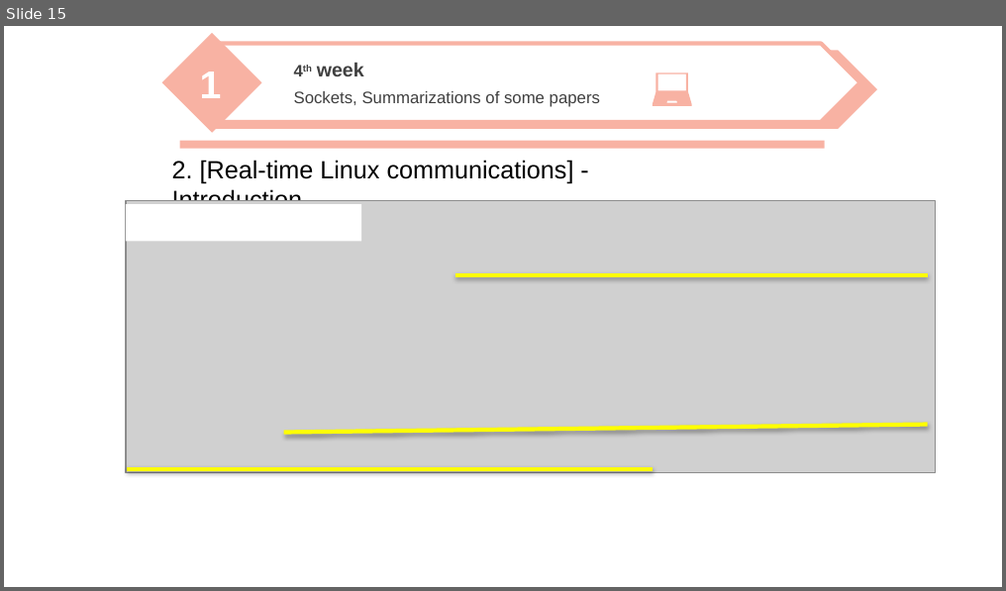
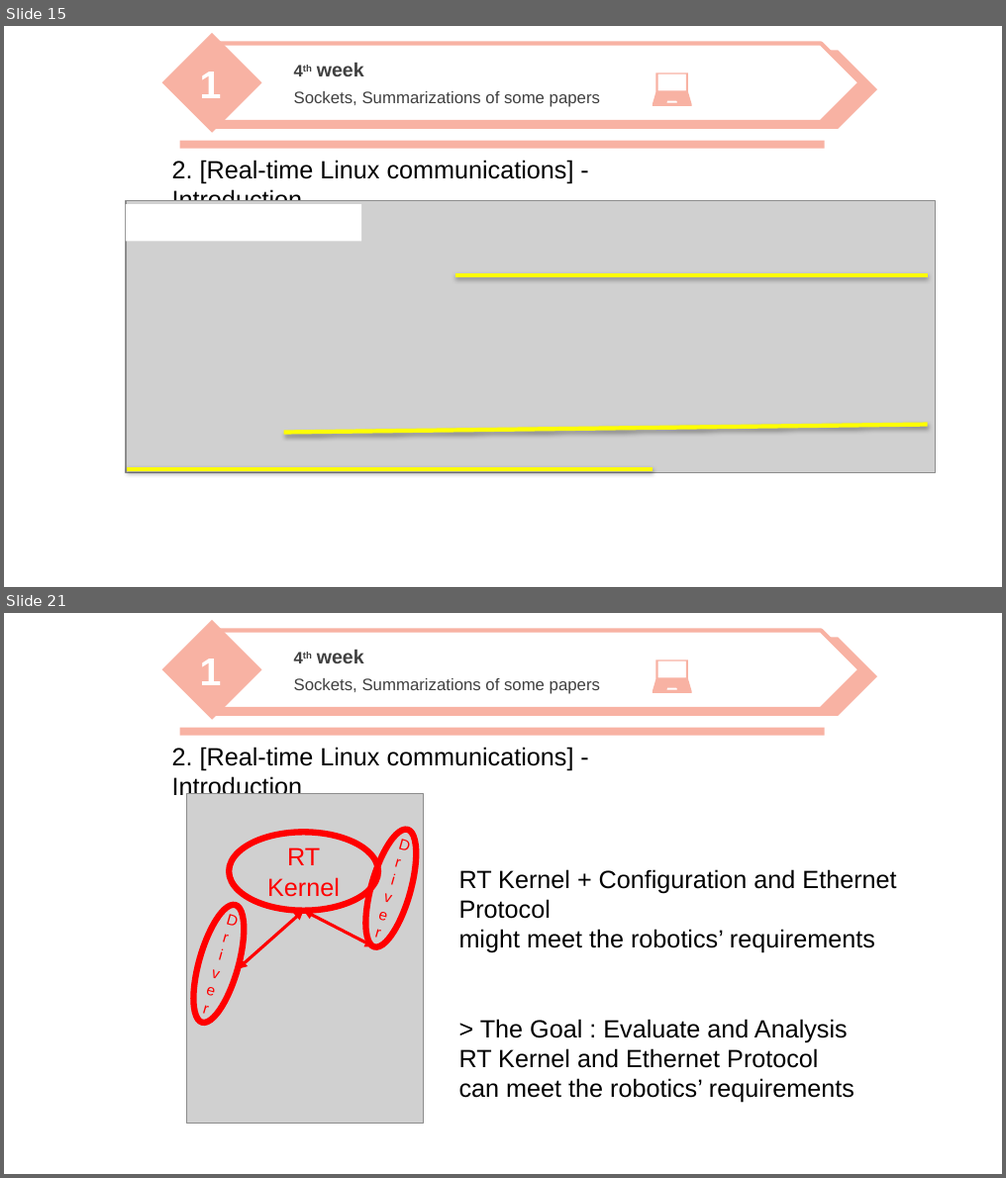
Before and after one commit to nicesick/Prototyping-Delay-Aware-V2X-Safe-Communications, a slide deck: presentation/presentation_2.pptx. Shown one above the other, each under a label of ours: slide 15 before the commit, slides 15 and 21 after it; the slides between them are not shown. The pictures are 1006x591 and 1006x1178 pixels, drawn with LibreOffice and Linux fonts; fonts in the diff are those of the drawing; grey boxes stand for pictures; background and template pictures are left out. Boxes give left, top, right and bottom in pixels: in the first picture for what was removed or moved away, otherwise in the second. Text is boxed around its words. In the diff, an @@ line names an element or a change of style, - is before the commit and + after.

```diff
--- a/presentation/presentation_2.pptx
+++ b/presentation/presentation_2.pptx
@@ slide 21 added at box(4, 613, 1002, 1174), background picture (left out) @@
@@ freeform shape added at box(652, 660, 693, 693), fill #F8B2A3 @@
@@ group added at box(161, 620, 877, 720): 3 texts, 2 pentagon arrows, 1 diamond @@
+1
+4th week
+Sockets, Summarizations of some papers
@@ rectangle added at box(179, 728, 825, 736), fill #F8B2A3 @@
@@ text added at box(172, 747, 574, 801), 18 pt, text #000000 @@
+2. [Real-time Linux communications] - Introduction
@@ text added at box(459, 869, 896, 1103), 18 pt, text #000000 @@
+RT Kernel + Configuration and Ethernet Protocol
+might meet the robotics’ requirements
+> The Goal : Evaluate and Analysis
+RT Kernel and Ethernet Protocol
+can meet the robotics’ requirements
@@ group added at box(183, 793, 426, 1123): 3 ellipses, 2 double arrows, 1 picture @@
+RT Kernel
+Driver
+Driver
```
Also in this commit, not shown: 2 slides changed, 16 other slides added.
